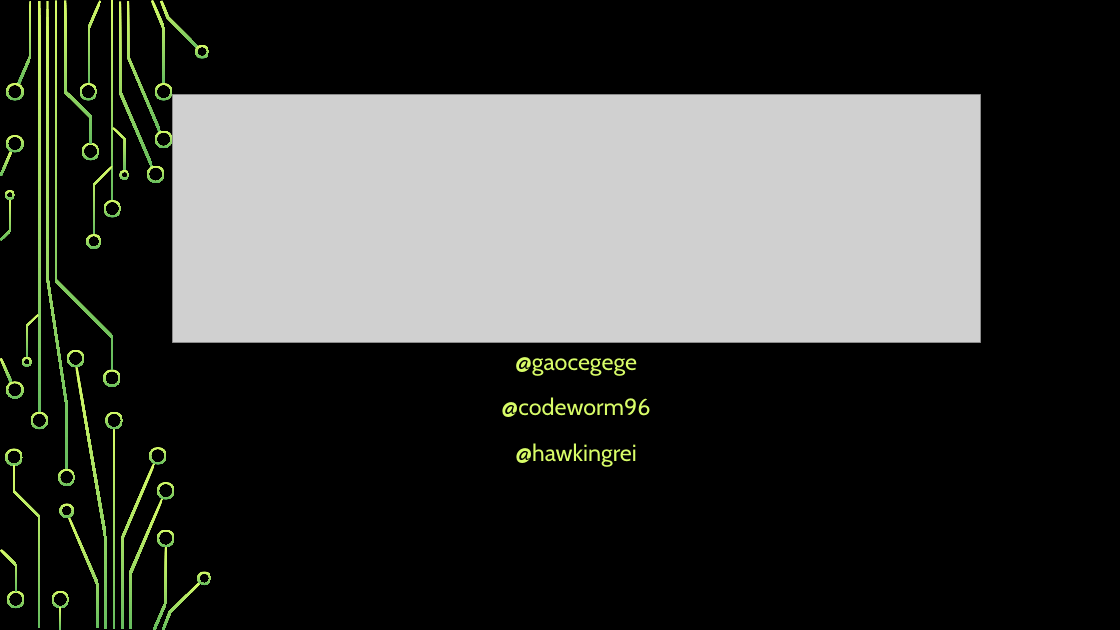
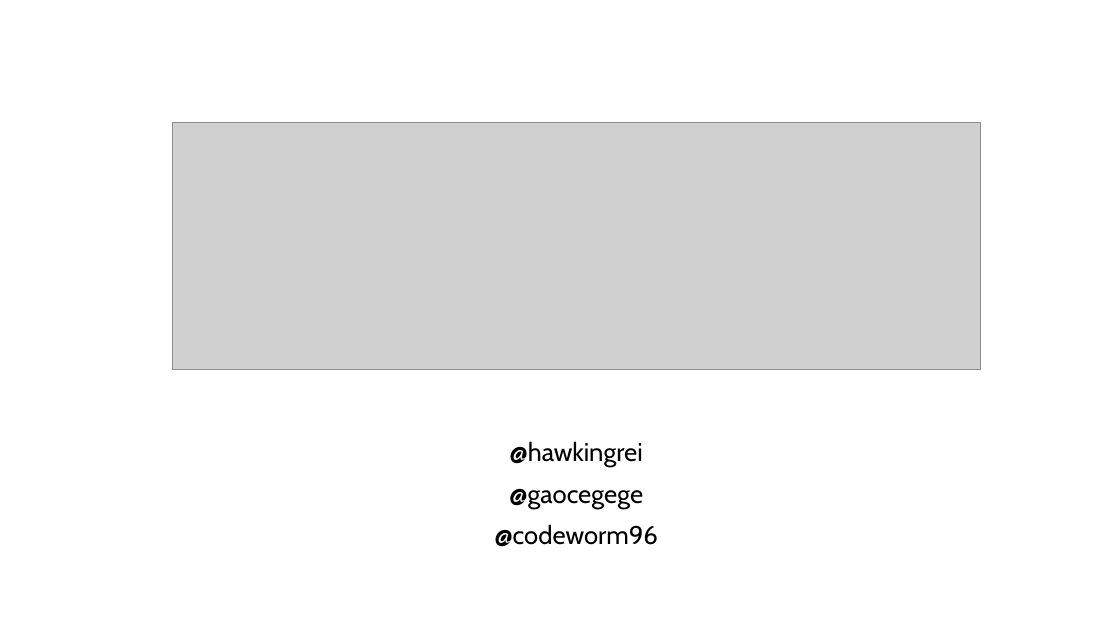
Before and after one commit to prism-river/killy, a slide deck: slide 1 of presentation/pre.pptx. Drawn at 1120x630 pixels with LibreOffice and Linux fonts; fonts in the diff are those of the drawing; grey boxes stand for pictures; background and template pictures are left out. Boxes give left, top, right and bottom in pixels: in the first picture for what was removed or moved away, otherwise in the second. Text is boxed around its words. In the diff, an @@ line names an element or a change of style, - is before the commit and + after.

Commit message:
pre: Update

```diff
--- a/presentation/pre.pptx
+++ b/presentation/pre.pptx
@@ background picture (left out) to #FFFFFF @@
@@ picture: place and size @@
-picture at box(172, 95, 980, 343)
+picture at box(172, 122, 980, 370)
@@ ellipse added at box(897, 384, 976, 464), outline #FFFFFF 2 pt @@
@@ subtitle "@hawkingrei": place and size @@
-subtitle "@hawkingrei" at box(501, 357, 650, 467)
+subtitle "@hawkingrei" at box(494, 441, 658, 547)
@@ subtitle at box(509, 441, 642, 467): paragraph added @@
+@hawkingrei
@@ subtitle at box(515, 443, 637, 467): paragraph removed @@
-@hawkingrei
@@ group removed at box(0, 0, 212, 630): 50 freeform shapes, 4 rectangles @@
@@ subtitle at box(494, 489, 658, 547): size 20 to 22 pt, text colour #D8FC68 to #000000 in "@gaocegege", "@codeworm96"; line spacing 1.2 to 0.9; more space between paragraphs @@
```
Also in this commit, not shown: 5 other slides changed, 2 slides added.
